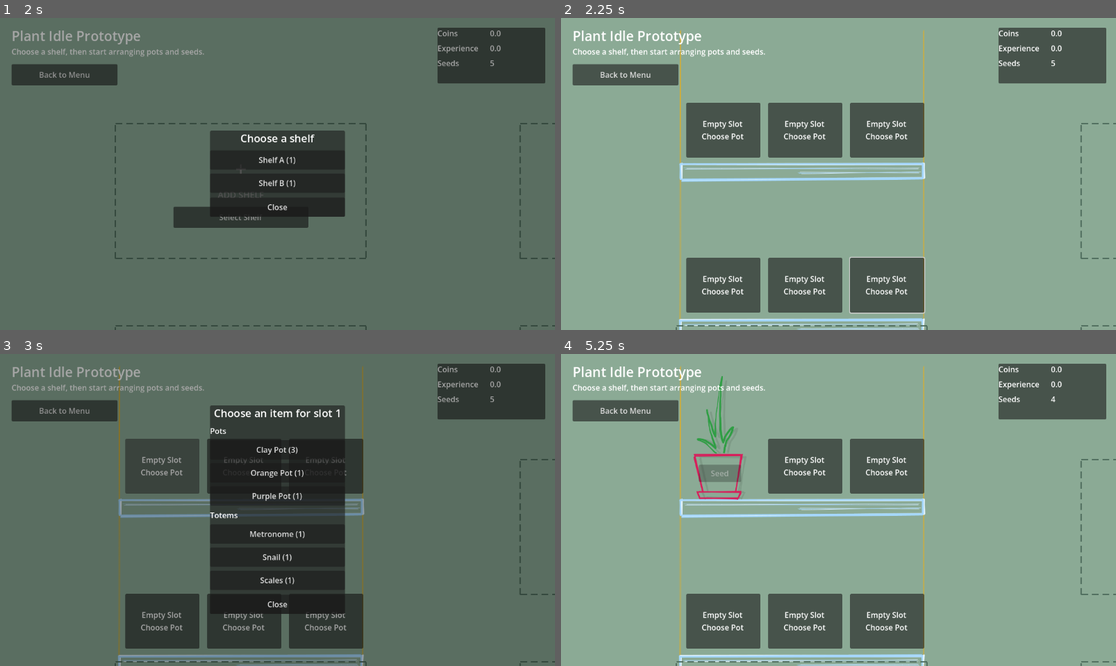
Above: before the commit, frames 1-4 (two rows, left to right).
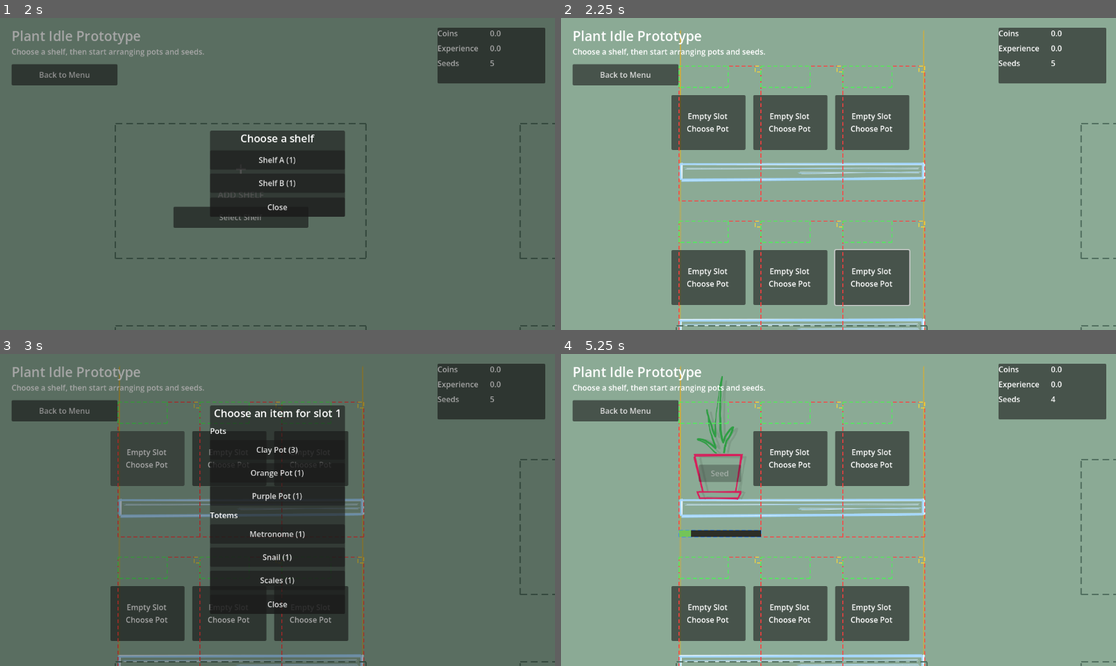
Above: after the commit, the same moments.

Repository: TorusHelm/imiidle
Game: Godot game, scene res://sceens/Main.tscn
The game is run twice, just before and just after one commit, with the same random seed, the same clock (stepped at 60 frames per second) and the same inputs.
Inputs (mouse positions are in pixels of both pictures, inside the frame that each line leads up to):
- Up to frame 1 (2 s): click "Start Game" at 0.5 s; click "Select Shelf" at 1.25 s
- Up to frame 2 (2.25 s): click (799, 192) at 2 s
- Up to frame 3 (3 s): click (160, 466) at 2.77 s
- Up to frame 4 (5.25 s): click "Clay Pot (3)" at 3.5 s; click "Seed" at 4.25 s; click "Sansevieria (3)" at 5 s

Frame 1 is identical in both runs. In frame 2, 10% of the frame differs, in the area x 19-66%, y 15-100%; in frame 3, 6.5%; in frame 4, 9.0%.

Commit message:
Refine shelf slot overlay layout

Diff:
--- a/Ui/ShelfSlotView.tscn
+++ b/Ui/ShelfSlotView.tscn
@@ -4,23 +4,125 @@
 [ext_resource type="PackedScene" uid="uid://cyxm86es2rekc" path="res://Pots/_shared/sceens/Pot.tscn" id="2_pot"]
 [ext_resource type="Resource" uid="uid://0m8tp443pwtk" path="res://Pots/PurplePot/data/pot_purple.tres" id="3_rrjwf"]
 [ext_resource type="PackedScene" uid="uid://fto6d6k4flfw" path="res://Totems/_shared/sceens/Totem.tscn" id="3_totem"]
+[ext_resource type="Script" uid="uid://c8sqmwpmn73lx" path="res://scripts/editor_overlay_guide_rect.gd" id="4_guide_rect"]
 
 [node name="ShelfSlotView" type="Node2D" unique_id=2009789422]
 script = ExtResource("1_shelf_slot")
 
 [node name="PotView" parent="." unique_id=596613280 instance=ExtResource("2_pot")]
-custom_minimum_size = Vector2(232, 312)
-offset_right = 232.0
-offset_bottom = 312.0
+custom_minimum_size = Vector2(170, 280)
+offset_right = 170.0
+offset_bottom = 280.0
 tooltip_text = "Purple Pot
 Status: empty"
 preview_definition = ExtResource("3_rrjwf")
 
 [node name="TotemView" parent="." unique_id=1128146596 instance=ExtResource("3_totem")]
+visible = false
 
-[node name="StatusIconsLayer" type="Control" parent="." unique_id=1551601727]
+[node name="ContentSlot" type="Control" parent="." unique_id=482413330]
+custom_minimum_size = Vector2(170, 270.555)
 layout_mode = 3
 anchors_preset = 0
+offset_right = 170.0
+offset_bottom = 280.0
 mouse_filter = 2
 
+[node name="ContentSlotPreview" type="ColorRect" parent="ContentSlot" unique_id=1699024240]
+layout_mode = 1
+anchors_preset = 15
+anchor_right = 1.0
+anchor_bottom = 1.0
+grow_horizontal = 2
+grow_vertical = 2
+mouse_filter = 2
+color = Color(1, 1, 1, 0)
+script = ExtResource("4_guide_rect")
+guide_color = Color(1, 0.25, 0.25, 0.95)
+
+[node name="StatusBar" type="Control" parent="ContentSlot" unique_id=987152061]
+custom_minimum_size = Vector2(102, 44)
+anchors_preset = 0
+offset_right = 102.0
+offset_bottom = 44.0
+mouse_filter = 2
+
+[node name="StatusBarPreview" type="ColorRect" parent="ContentSlot/StatusBar" unique_id=180450962]
+layout_mode = 1
+anchors_preset = 15
+anchor_right = 1.0
+anchor_bottom = 1.0
+grow_horizontal = 2
+grow_vertical = 2
+mouse_filter = 2
+color = Color(1, 1, 1, 0)
+script = ExtResource("4_guide_rect")
+guide_color = Color(0.3, 0.95, 0.35, 0.95)
+
+[node name="StatusIconsLayer" type="Control" parent="ContentSlot/StatusBar" unique_id=1551601727]
+layout_mode = 1
+anchors_preset = 15
+anchor_right = 1.0
+anchor_bottom = 1.0
+grow_horizontal = 2
+grow_vertical = 2
+mouse_filter = 2
+
+[node name="ProgressBar" type="Control" parent="ContentSlot" unique_id=208643901]
+z_index = 1
+custom_minimum_size = Vector2(170, 14)
+anchors_preset = 0
+offset_top = 266.0
+offset_right = 170.0
+offset_bottom = 280.0
+mouse_filter = 2
+
+[node name="ProgressBarPreview" type="ColorRect" parent="ContentSlot/ProgressBar" unique_id=1861001221]
+layout_mode = 1
+anchors_preset = 15
+anchor_right = 1.0
+anchor_bottom = 1.0
+grow_horizontal = 2
+grow_vertical = 2
+mouse_filter = 2
+color = Color(1, 1, 1, 0)
+script = ExtResource("4_guide_rect")
+guide_color = Color(0.2, 0.55, 1, 0.95)
+
+[node name="BarUnder" type="ColorRect" parent="ContentSlot/ProgressBar" unique_id=17094581]
+layout_mode = 1
+anchors_preset = 15
+anchor_right = 1.0
+anchor_bottom = 1.0
+grow_horizontal = 2
+grow_vertical = 2
+mouse_filter = 2
+color = Color(0.109804, 0.0941176, 0.0784314, 0.85)
+
+[node name="BarFill" type="ColorRect" parent="ContentSlot/ProgressBar" unique_id=1563885028]
+layout_mode = 0
+offset_bottom = 14.0
+mouse_filter = 2
+color = Color(0.454902, 0.768627, 0.345098, 1)
+
+[node name="CoinSlot" type="Control" parent="ContentSlot" unique_id=742009270]
+custom_minimum_size = Vector2(12, 12)
+anchors_preset = 0
+offset_left = 158.0
+offset_right = 170.0
+offset_bottom = 12.0
+mouse_filter = 2
+
+[node name="CoinPreview" type="ColorRect" parent="ContentSlot/CoinSlot" unique_id=192730144]
+layout_mode = 1
+anchors_preset = 15
+anchor_right = 1.0
+anchor_bottom = 1.0
+grow_horizontal = 2
+grow_vertical = 2
+mouse_filter = 2
+color = Color(1, 1, 1, 0)
+script = ExtResource("4_guide_rect")
+guide_color = Color(1, 0.85, 0.2, 0.95)
+
 [node name="FloatingFeedbackLayer" type="Node2D" parent="." unique_id=235355059]
--- /dev/null
+++ b/scripts/editor_overlay_guide_rect.gd
@@ -0,0 +1,63 @@
+@tool
+extends Control
+
+
+@export var guide_color := Color(1.0, 0.2, 0.2, 0.95):
+	set(value):
+		guide_color = value
+		queue_redraw()
+
+@export_range(1.0, 8.0, 0.5) var line_width := 2.0:
+	set(value):
+		line_width = maxf(value, 1.0)
+		queue_redraw()
+
+@export_range(2.0, 24.0, 1.0) var dash_length := 8.0:
+	set(value):
+		dash_length = maxf(value, 1.0)
+		queue_redraw()
+
+@export_range(1.0, 24.0, 1.0) var gap_length := 5.0:
+	set(value):
+		gap_length = maxf(value, 0.0)
+		queue_redraw()
+
+
+func _ready() -> void:
+	set_process(Engine.is_editor_hint())
+	queue_redraw()
+
+
+func _process(_delta: float) -> void:
+	if Engine.is_editor_hint():
+		queue_redraw()
+
+
+func _draw() -> void:
+	if not visible:
+		return
+
+	var rect := Rect2(Vector2.ZERO, size)
+	_draw_dashed_rect(rect, guide_color, line_width, dash_length, gap_length)
+
+
+func _draw_dashed_rect(rect: Rect2, color: Color, width: float, dash: float, gap: float) -> void:
+	_draw_dashed_line(rect.position, Vector2(rect.end.x, rect.position.y), color, width, dash, gap)
+	_draw_dashed_line(Vector2(rect.end.x, rect.position.y), rect.end, color, width, dash, gap)
+	_draw_dashed_line(rect.end, Vector2(rect.position.x, rect.end.y), color, width, dash, gap)
+	_draw_dashed_line(Vector2(rect.position.x, rect.end.y), rect.position, color, width, dash, gap)
+
+
+func _draw_dashed_line(from: Vector2, to: Vector2, color: Color, width: float, dash: float, gap: float) -> void:
+	var segment := to - from
+	var total_length := segment.length()
+	if total_length <= 0.0:
+		return
+
+	var direction := segment / total_length
+	var distance := 0.0
+	while distance < total_length:
+		var dash_start := from + direction * distance
+		var dash_end := from + direction * minf(distance + dash, total_length)
+		draw_line(dash_start, dash_end, color, width)
+		distance += dash + gap
--- a/scripts/shelf_slot_view.gd
+++ b/scripts/shelf_slot_view.gd
@@ -10,22 +10,17 @@
 const COIN_TEXTURE := preload("res://assets/coin.png")
 const DEFAULT_SLOT_RECT := Rect2(Vector2(-85.0, -202.0), Vector2(170.0, 280.0))
 
-@export_group("Status Overlay")
+@export_group("Status Bar")
 @export_range(1, 12, 1) var status_icon_count := 6:
 	set(value):
 		status_icon_count = max(value, 1)
 		_rebuild_status_icon_views()
 
-@export_range(1, 6, 1) var status_icon_columns := 3:
+@export_range(1, 8, 1) var status_icon_columns := 3:
 	set(value):
 		status_icon_columns = max(value, 1)
 		_update_status_icon_layout()
 
-@export var status_grid_origin := Vector2(-77.0, -194.0):
-	set(value):
-		status_grid_origin = value
-		_update_status_icon_layout()
-
 @export var status_icon_size := Vector2(20.0, 20.0):
 	set(value):
 		status_icon_size = Vector2(maxf(value.x, 1.0), maxf(value.y, 1.0))
@@ -36,24 +31,50 @@
 		status_icon_gap = Vector2(maxf(value.x, 0.0), maxf(value.y, 0.0))
 		_update_status_icon_layout()
 
-@export_group("Coin Feedback")
-@export var coin_fallback_padding := Vector2(14.0, 12.0):
-	set(value):
-		coin_fallback_padding = Vector2(maxf(value.x, 0.0), maxf(value.y, 0.0))
-
+@export_group("Coin")
 @export_range(0.1, 2.0, 0.05) var coin_animation_duration := 0.5
 @export_range(4.0, 120.0, 1.0) var coin_float_distance := 40.0
 @export_range(0.1, 2.0, 0.05) var coin_start_scale := 0.9
 @export_range(0.1, 2.0, 0.05) var coin_end_scale := 1.0
 
+@export_group("Editor Preview")
+@export var show_overlay_preview_in_editor := true:
+	set(value):
+		show_overlay_preview_in_editor = value
+		_update_editor_preview()
+
+@export_range(0, 12, 1) var preview_status_count := 3:
+	set(value):
+		preview_status_count = maxi(value, 0)
+		_update_editor_preview()
+
+@export_range(0.0, 1.0, 0.05) var preview_progress_ratio := 0.75:
+	set(value):
+		preview_progress_ratio = clampf(value, 0.0, 1.0)
+		_update_editor_preview()
+
 var slot_index := -1
 var _status_icon_views: Array[SlotStatusIcon] = []
+var _progress_bar_ratio := 0.0
 
 
 @onready var pot_view: PotView = $PotView
 @onready var totem_view: TotemView = $TotemView
-@onready var status_icons_layer: Control = $StatusIconsLayer
+@onready var content_slot: Control = $ContentSlot
+@onready var content_slot_preview: ColorRect = $ContentSlot/ContentSlotPreview
+@onready var status_bar: Control = $ContentSlot/StatusBar
+@onready var status_bar_preview: ColorRect = $ContentSlot/StatusBar/StatusBarPreview
+@onready var status_icons_layer: Control = $ContentSlot/StatusBar/StatusIconsLayer
+@onready var progress_bar: Control = $ContentSlot/ProgressBar
+@onready var progress_bar_preview: ColorRect = $ContentSlot/ProgressBar/ProgressBarPreview
+@onready var progress_bar_fill: ColorRect = $ContentSlot/ProgressBar/BarFill
+@onready var coin_slot: Control = $ContentSlot/CoinSlot
+@onready var coin_preview: ColorRect = $ContentSlot/CoinSlot/CoinPreview
 @onready var floating_feedback_layer: Node2D = $FloatingFeedbackLayer
+
+
+func _enter_tree() -> void:
+	_queue_overlay_layout_update()
 
 
 func _ready() -> void:
@@ -62,7 +83,9 @@
 		pot_view.pot_button_pressed.connect(_on_pot_button_pressed)
 	if not pot_view.seed_button_pressed.is_connected(_on_seed_button_pressed):
 		pot_view.seed_button_pressed.connect(_on_seed_button_pressed)
+	_apply_overlay_layout()
 	_rebuild_status_icon_views()
+	_update_editor_preview()
 
 
 func set_slot_index(value: int) -> void:
@@ -76,12 +99,16 @@
 	totem_view.show_empty()
 	pot_view.update_view(pot_instance, can_place_pot, can_plant_seed)
 	pot_view.position = -pot_view.get_pot_baseline_local_position()
+	_apply_overlay_layout()
+	_update_progress_bar_for_slot(pot_instance, null)
 
 
 func show_totem(totem_instance: TotemInstance) -> void:
 	pot_view.visible = false
 	totem_view.show_totem(totem_instance)
 	totem_view.position = -totem_view.get_totem_baseline_local_position()
+	_apply_overlay_layout()
+	_update_progress_bar_for_slot(null, totem_instance)
 
 
 func update_status_modifiers(modifiers: Array) -> void:
@@ -92,6 +119,8 @@
 			_status_icon_views[index].show_modifier(modifiers[index])
 			continue
 		_status_icon_views[index].clear()
+
+	_update_editor_preview()
 
 
 func play_feedback(feedback_events: Array[Dictionary]) -> void:
@@ -117,6 +146,10 @@
 	return visible_count
 
 
+func get_progress_bar() -> Control:
+	return progress_bar
+
+
 func _on_pot_button_pressed(_pressed_slot_index: int) -> void:
 	pot_slot_pressed.emit(slot_index)
 
@@ -128,11 +161,7 @@
 func _ensure_status_icon_views() -> void:
 	if not is_node_ready():
 		return
-	if _status_icon_views.size() != status_icon_count:
-		_rebuild_status_icon_views()
-		return
-
-	if _status_icon_views.is_empty():
+	if _status_icon_views.size() != status_icon_count or _status_icon_views.is_empty():
 		_rebuild_status_icon_views()
 
 
@@ -152,28 +181,40 @@
 		_status_icon_views.append(status_icon)
 
 	_update_status_icon_layout()
+	_update_editor_preview()
 
 
 func _update_status_icon_layout() -> void:
 	if not is_node_ready():
 		return
+
+	var max_width := maxf(status_bar.size.x, status_icon_size.x)
+	var resolved_columns := _get_status_icon_columns_for_width(max_width)
 
 	for index in _status_icon_views.size():
 		var status_icon := _status_icon_views[index]
 		if status_icon == null:
 			continue
-		status_icon.position = _get_status_icon_position(index)
+		status_icon.position = _get_status_icon_position(index, resolved_columns)
 		status_icon.custom_minimum_size = status_icon_size
 		status_icon.size = status_icon_size
 
 
-func _get_status_icon_position(index: int) -> Vector2:
-	var column := index % status_icon_columns
-	var row := int(index / status_icon_columns)
-	return status_grid_origin + Vector2(
+func _get_status_icon_position(index: int, resolved_columns: int) -> Vector2:
+	var column := index % resolved_columns
+	var row := int(index / resolved_columns)
+	return Vector2(
 		column * (status_icon_size.x + status_icon_gap.x),
 		row * (status_icon_size.y + status_icon_gap.y)
 	)
+
+
+func _get_status_icon_columns_for_width(max_width: float) -> int:
+	var cell_width := status_icon_size.x + status_icon_gap.x
+	if cell_width <= 0.0:
+		return 1
+	var columns_that_fit := int(floor((max_width + status_icon_gap.x) / cell_width))
+	return maxi(mini(columns_that_fit, status_icon_columns), 1)
 
 
 func _spawn_coin_feedback() -> void:
@@ -197,16 +238,7 @@
 
 
 func _get_coin_start_position() -> Vector2:
-	if totem_view.visible:
-		return totem_view.position + totem_view.get_coin_anchor_local_position()
-	if pot_view.visible:
-		return pot_view.position + pot_view.get_coin_anchor_local_position()
-
-	var slot_rect := _get_slot_reference_rect()
-	return slot_rect.position + Vector2(
-		maxf(slot_rect.size.x - coin_fallback_padding.x, 0.0),
-		maxf(coin_fallback_padding.y, 0.0)
-	)
+	return content_slot.position + coin_slot.position + coin_slot.size * 0.5
 
 
 func _get_coin_end_position(start_position: Vector2) -> Vector2:
@@ -219,3 +251,123 @@
 	if pot_view.visible:
 		return Rect2(pot_view.position + pot_view.get_slot_footprint_local_rect().position, pot_view.get_slot_footprint_local_rect().size)
 	return DEFAULT_SLOT_RECT
+
+
+func _update_progress_bar_for_slot(pot_instance: PotInstance, totem_instance: TotemInstance) -> void:
+	if totem_instance != null:
+		_hide_progress_bar()
+		return
+
+	if pot_instance == null or pot_instance.active_plant == null:
+		_hide_progress_bar()
+		return
+
+	var plant := pot_instance.active_plant
+	var cycle_time := plant.get_cycle_time()
+	if cycle_time <= 0.0:
+		progress_bar.visible = true
+		_set_progress_bar_value(1.0)
+		progress_bar.tooltip_text = "%s progress: 100%%" % plant.definition.display_name
+		return
+
+	var progress_ratio := clampf(plant.progress_seconds / cycle_time, 0.0, 1.0)
+	progress_bar.visible = true
+	_set_progress_bar_value(progress_ratio)
+	progress_bar.tooltip_text = "%s progress: %d%%" % [
+		plant.definition.display_name,
+		int(round(progress_ratio * 100.0)),
+	]
+
+
+func _hide_progress_bar() -> void:
+	progress_bar.visible = false
+	_progress_bar_ratio = 0.0
+	progress_bar_fill.offset_right = 0.0
+	progress_bar.tooltip_text = ""
+	_update_editor_preview()
+
+
+func _update_overlay_layout() -> void:
+	_queue_overlay_layout_update()
+
+
+func _queue_overlay_layout_update() -> void:
+	if not is_node_ready():
+		return
+	call_deferred("_apply_overlay_layout")
+
+
+func _apply_overlay_layout() -> void:
+	if not is_node_ready():
+		return
+
+	var slot_rect := _get_slot_reference_rect()
+	content_slot.position = slot_rect.position
+	content_slot.custom_minimum_size = slot_rect.size
+	content_slot.size = slot_rect.size
+
+	content_slot_preview.size = content_slot.size
+	status_bar_preview.size = status_bar.size
+	progress_bar_preview.size = progress_bar.size
+	coin_preview.size = coin_slot.size
+
+	progress_bar_fill.offset_left = 0.0
+	progress_bar_fill.offset_top = 0.0
+	progress_bar_fill.offset_bottom = progress_bar.size.y
+	progress_bar_fill.offset_right = progress_bar.size.x * _progress_bar_ratio
+
+	_update_status_icon_layout()
+	_update_editor_preview()
+
+	if Engine.is_editor_hint():
+		content_slot_preview.queue_redraw()
+		status_bar_preview.queue_redraw()
+		progress_bar_preview.queue_redraw()
+		progress_bar_fill.queue_redraw()
+		progress_bar.queue_redraw()
+		status_icons_layer.queue_redraw()
+		coin_preview.queue_redraw()
+		queue_redraw()
+
+
+func _set_progress_bar_value(target_value: float) -> void:
+	_progress_bar_ratio = clampf(target_value, 0.0, 1.0)
+	progress_bar_fill.offset_left = 0.0
+	progress_bar_fill.offset_top = 0.0
+	progress_bar_fill.offset_bottom = progress_bar.size.y
+	progress_bar_fill.offset_right = progress_bar.size.x * _progress_bar_ratio
+	_update_editor_preview()
+
+
+func _update_editor_preview() -> void:
+	if not is_node_ready():
+		return
+	if not Engine.is_editor_hint():
+		return
+
+	content_slot_preview.visible = show_overlay_preview_in_editor
+	status_bar_preview.visible = show_overlay_preview_in_editor
+	progress_bar_preview.visible = show_overlay_preview_in_editor
+	coin_preview.visible = show_overlay_preview_in_editor
+
+	var has_visible_status := false
+	for status_icon in _status_icon_views:
+		if status_icon.visible:
+			has_visible_status = true
+			break
+
+	if show_overlay_preview_in_editor and not has_visible_status:
+		for index in _status_icon_views.size():
+			if index < preview_status_count:
+				_status_icon_views[index].show_placeholder()
+			else:
+				_status_icon_views[index].clear()
+
+	if show_overlay_preview_in_editor and not progress_bar.visible:
+		progress_bar.visible = true
+		progress_bar.tooltip_text = "Progress preview"
+		_progress_bar_ratio = preview_progress_ratio
+		progress_bar_fill.offset_left = 0.0
+		progress_bar_fill.offset_top = 0.0
+		progress_bar_fill.offset_bottom = progress_bar.size.y
+		progress_bar_fill.offset_right = progress_bar.size.x * _progress_bar_ratio
--- a/scripts/slot_status_icon.gd
+++ b/scripts/slot_status_icon.gd
@@ -18,6 +18,7 @@
 		clear()
 		return
 	visible = true
+	modulate = Color.WHITE
 	tooltip_text = _build_tooltip(effect_snapshot)
 	frame.tooltip_text = tooltip_text
 	icon_texture.tooltip_text = tooltip_text
@@ -27,10 +28,21 @@
 
 func clear() -> void:
 	visible = false
+	modulate = Color.WHITE
 	tooltip_text = ""
 	if is_node_ready():
 		frame.tooltip_text = ""
 		icon_texture.tooltip_text = ""
+		icon_texture.texture = null
+
+
+func show_placeholder() -> void:
+	visible = true
+	modulate = Color(1.0, 1.0, 1.0, 0.45)
+	tooltip_text = "Status slot preview"
+	if is_node_ready():
+		frame.tooltip_text = tooltip_text
+		icon_texture.tooltip_text = tooltip_text
 		icon_texture.texture = null
 
 
--- a/test/ui/test_game_screen_interactions.gd
+++ b/test/ui/test_game_screen_interactions.gd
@@ -210,6 +210,28 @@
 	)
 
 
+func test_slot_progress_bar_reflects_active_plant_progress() -> void:
+	var game: Control = add_child_autofree(GAME_SCENE.instantiate())
+	await wait_process_frames(3)
+
+	assert_true(game.game_state.place_shelf(0, "shelf_a"), "Test setup should place a shelf into room slot 0.")
+	assert_true(game.game_state.place_pot(0, "default_pot"), "Test setup should place a pot into slot 0.")
+	assert_true(game.game_state.plant_seed(0, "gerbera"), "Test setup should plant a seed into slot 0.")
+
+	var plant: PlantInstance = game.game_state.get_pot_in_room_slot(0, 0).active_plant
+	plant.progress_seconds = plant.get_cycle_time() * 0.5
+
+	game._refresh_ui()
+	await wait_process_frames(2)
+
+	var slot_view := _get_room_slot_view(game).shelf_view.get_slot_view(0)
+	var progress_bar: Control = slot_view.get_progress_bar()
+	var progress_fill: ColorRect = progress_bar.get_node("BarFill")
+
+	assert_true(progress_bar.visible, "Slot progress bar should be visible for a planted pot.")
+	assert_almost_eq(progress_fill.size.x, progress_bar.size.x * 0.5, 0.001, "Slot progress bar should reflect the plant runtime progress ratio.")
+
+
 func test_slot_overlays_show_coin_feedback_and_modifier_status() -> void:
 	var game: Control = add_child_autofree(GAME_SCENE.instantiate())
 	await wait_process_frames(3)
@@ -245,7 +267,7 @@
 	await wait_process_frames(2)
 
 	assert_eq(target_slot_view.get_status_icon_visible_count(), 1, "Target slot should show one visible status frame after haste is applied.")
-	var first_status_icon: SlotStatusIcon = target_slot_view.get_node("StatusIconsLayer/StatusIcon0")
+	var first_status_icon: SlotStatusIcon = target_slot_view.get_node("ContentSlot/StatusBar/StatusIconsLayer/StatusIcon0")
 	var icon_texture: TextureRect = first_status_icon.get_node("Frame/IconTexture")
 	assert_not_null(icon_texture.texture, "Haste modifier should render its configured status icon texture.")
 	assert_true(first_status_icon.tooltip_text.begins_with("Haste"), "Status overlay tooltip should come from the modifier definition display name.")
@@ -276,10 +298,10 @@
 	var shelf_view: ShelfView = _get_room_slot_view(game).shelf_view
 	var source_slot_view := shelf_view.get_slot_view(0)
 	var other_slot_view := shelf_view.get_slot_view(2)
-	var source_first_icon: SlotStatusIcon = source_slot_view.get_node("StatusIconsLayer/StatusIcon0")
-	var source_second_icon: SlotStatusIcon = source_slot_view.get_node("StatusIconsLayer/StatusIcon1")
-	var other_first_icon: SlotStatusIcon = other_slot_view.get_node("StatusIconsLayer/StatusIcon0")
-	var other_second_icon: SlotStatusIcon = other_slot_view.get_node("StatusIconsLayer/StatusIcon1")
+	var source_first_icon: SlotStatusIcon = source_slot_view.get_node("ContentSlot/StatusBar/StatusIconsLayer/StatusIcon0")
+	var source_second_icon: SlotStatusIcon = source_slot_view.get_node("ContentSlot/StatusBar/StatusIconsLayer/StatusIcon1")
+	var other_first_icon: SlotStatusIcon = other_slot_view.get_node("ContentSlot/StatusBar/StatusIconsLayer/StatusIcon0")
+	var other_second_icon: SlotStatusIcon = other_slot_view.get_node("ContentSlot/StatusBar/StatusIconsLayer/StatusIcon1")
 	var source_first_texture: TextureRect = source_first_icon.get_node("Frame/IconTexture")
 
 	assert_true(source_first_icon.tooltip_text.begins_with("Rich Harvest Aura"), "Aura should occupy the first status slot on the triggering plant.")
Not shown, added: scripts/editor_overlay_guide_rect.gd.uid
